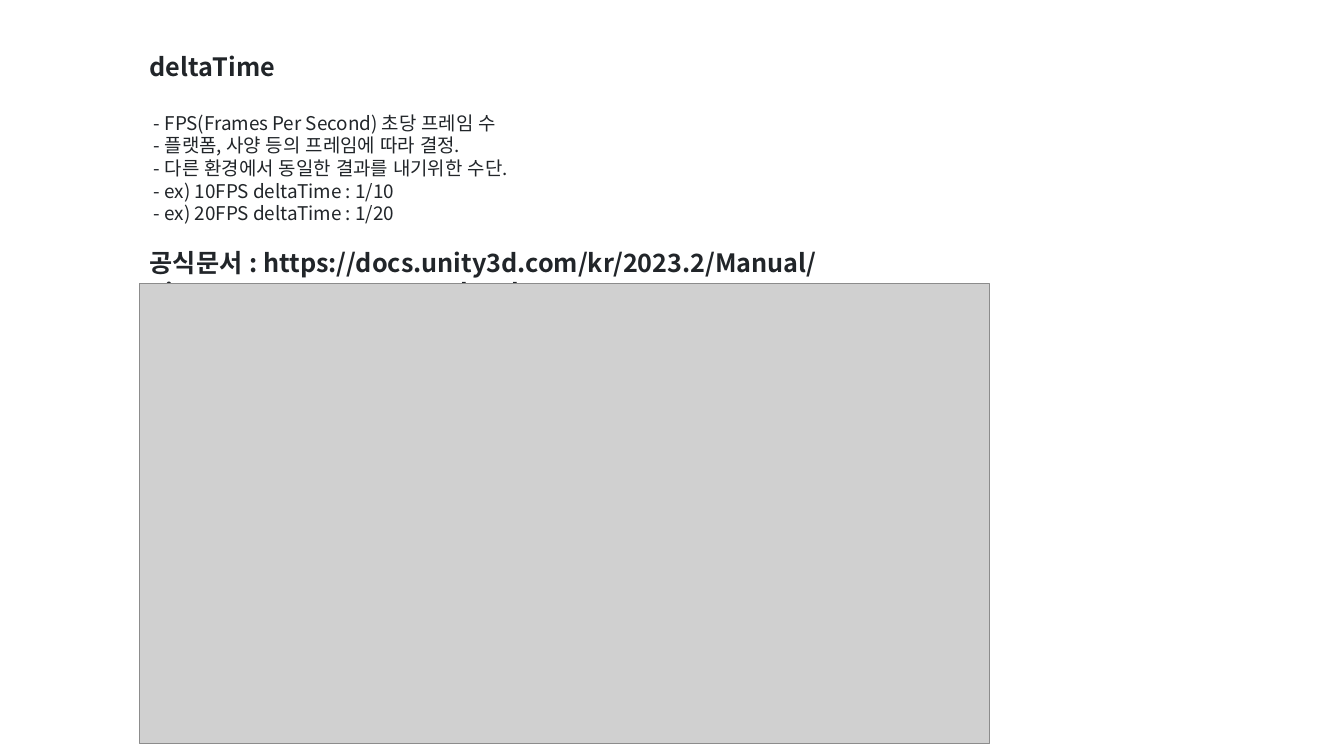
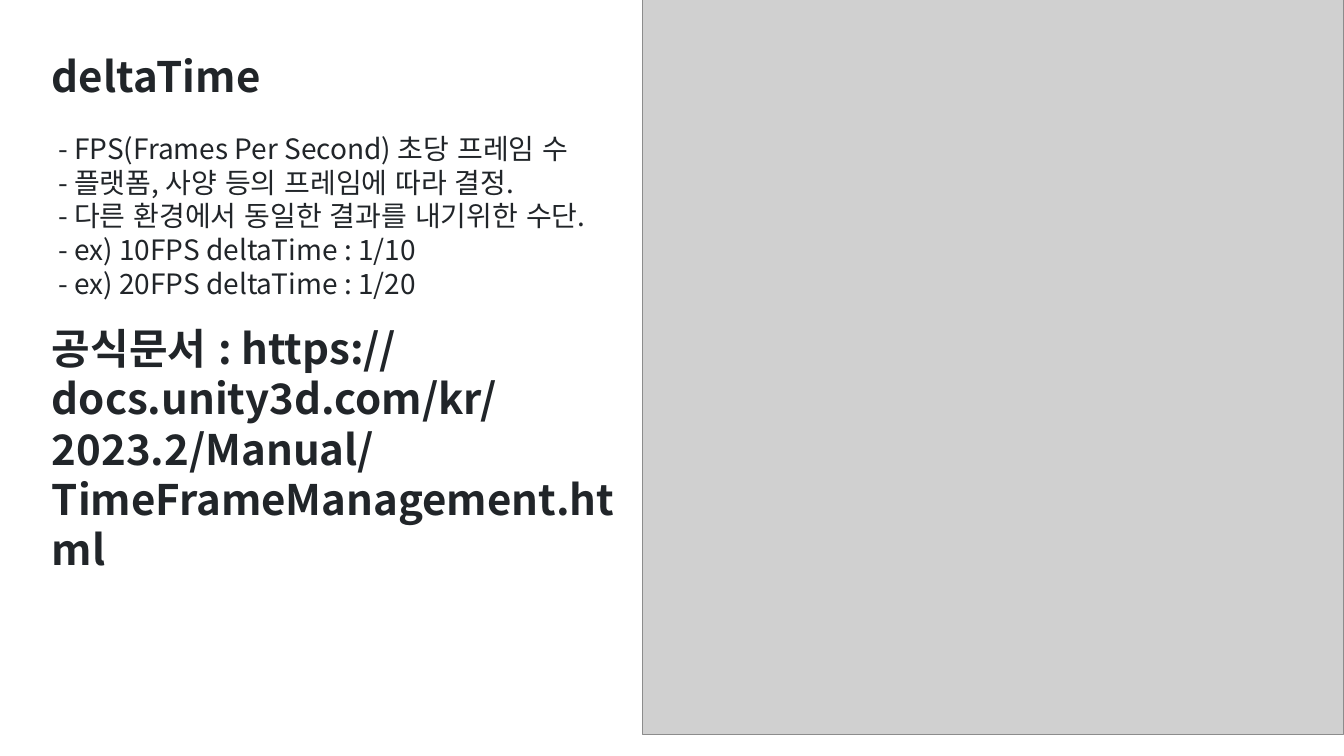
Before and after one commit to SangGyu-Lim/2025_study_lecture, a slide deck: slide 3 of client/lecture/3주차.pptx (slide 2 before the commit). Drawn at 1344x756 pixels with LibreOffice and Linux fonts; fonts in the diff are those of the drawing; grey boxes stand for pictures. Boxes give left, top, right and bottom in pixels: in the first picture for what was removed or moved away, otherwise in the second. Text is boxed around its words. In the diff, an @@ line names an element or a change of style, - is before the commit and + after.

```diff
--- a/client/lecture/3주차.pptx
+++ b/client/lecture/3주차.pptx
@@ picture: place and size @@
-picture at [140,283,990,744]
+picture at [642,0,1343,734]
@@ rectangle "deltaTime": place and size @@
-rectangle "deltaTime" at [140,45,1193,316]
+rectangle "deltaTime" at [42,45,648,564]
@@ rectangle "deltaTime" at [42,45,648,564]: size 18 to 30 pt in "deltaTime", "공식문서 : https://docs.unity3d.com/kr/2023.2/Manual/TimeFrameMa ..."; size 13.5 to 20 pt in "- FPS(Frames Per Second) 초당 프레임 수", "- 플랫폼, 사양 등의 프레임에 따라 결정.", "- 다른 환경에서 동일한 결과를 내기위한 수단.", "- ex) 10FPS deltaTime : 1/10" and 1 more places @@
```
Also in this commit, not shown: 2 other slides changed.
